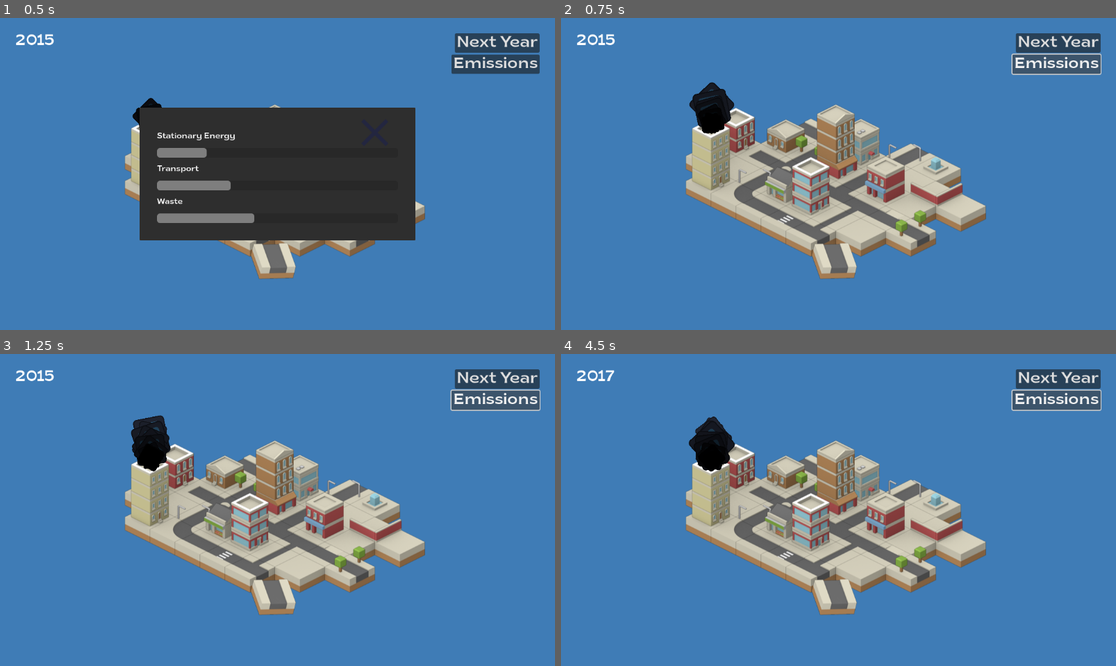
Above: before the commit, frames 1-4 (two rows, left to right).
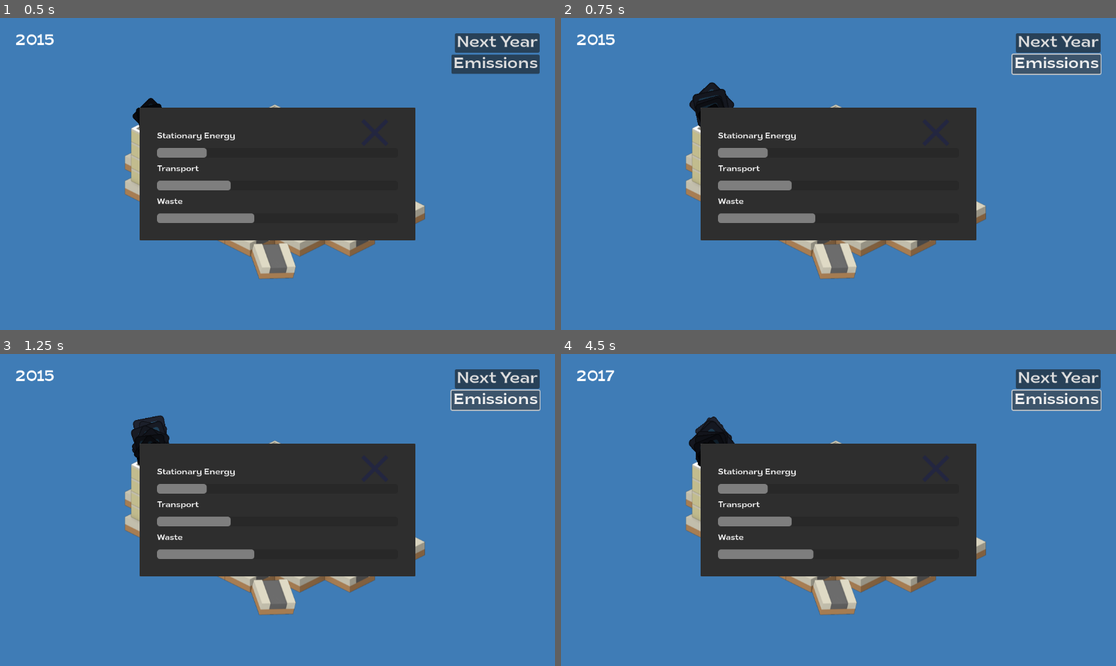
Above: after the commit, the same moments.

Repository: Open-Earth-Foundation/emissionary_game
Game: Godot game, scene res://scenes/game.tscn
Same seed, same stepped clock (60 frames per second), same inputs: the game is played once before the commit and once after it. The engine's default icon, where the game draws it, is replaced by a stand-in: a white triangle on a blue panel in a dark square.
Inputs:
- Up to frame 1 (0.5 s): no input
- Up to frame 2 (0.75 s): click "Emissions" at 0.5 s
- Up to frame 3 (1.25 s): no input
- Up to frame 4 (4.5 s): click "Next Year" at 1.25 s; click "Next Year" at 2 s; click "Choose" at 2.75 s; click "Apply" at 3.5 s; click "Emissions" at 4.25 s

Frame 1 is identical in both runs. In frame 2, 21% of the frame differs, in the area x 25-75%, y 28-72%; in frame 3, 21%; in frame 4, 21%.
Error before the commit: Invalid call. Nonexistent function 'open' in base 'PopupPanel'. (res://scripts/game.gd:21)

Commit message:
Fix error when emissions popup is opened

Diff:
--- a/scripts/game.gd
+++ b/scripts/game.gd
@@ -18,7 +18,7 @@
 	decision_making.newPolicies(current_year)
 
 func _on_emissions_button_pressed() -> void:
-	%EmissionsPopup.open()
+	%EmissionsPopup.popup()
 
 func _on_close_button_pressed() -> void:
 	%EmissionsPopup.hide()
